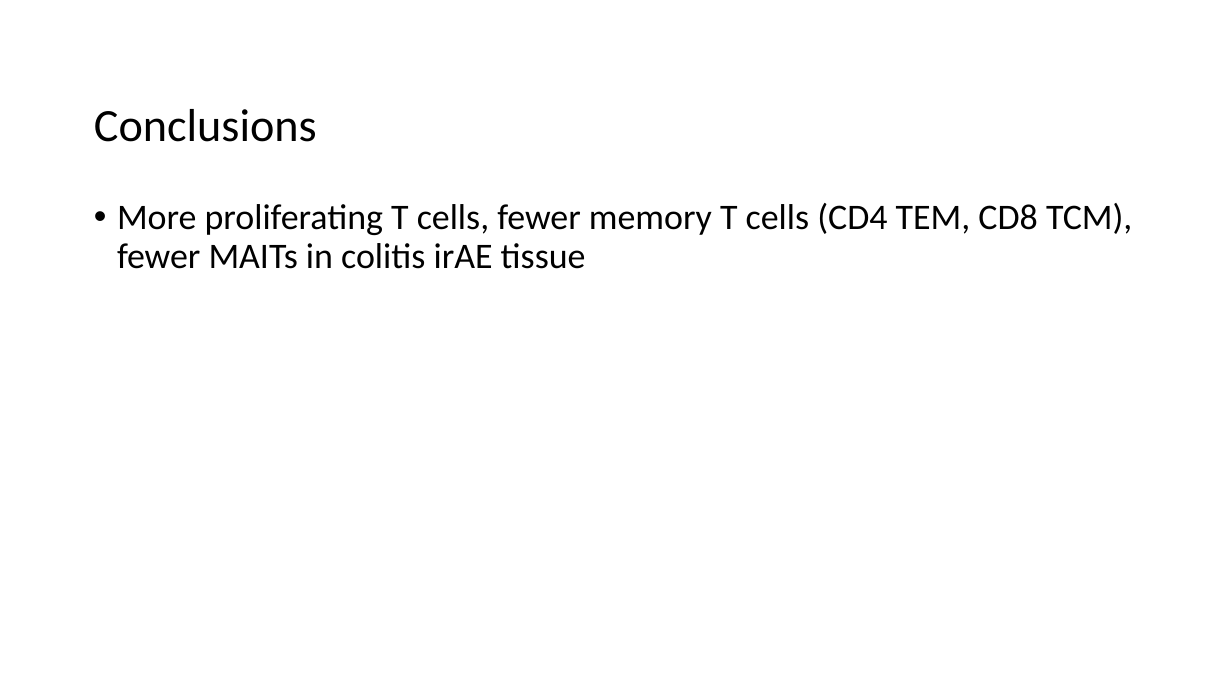
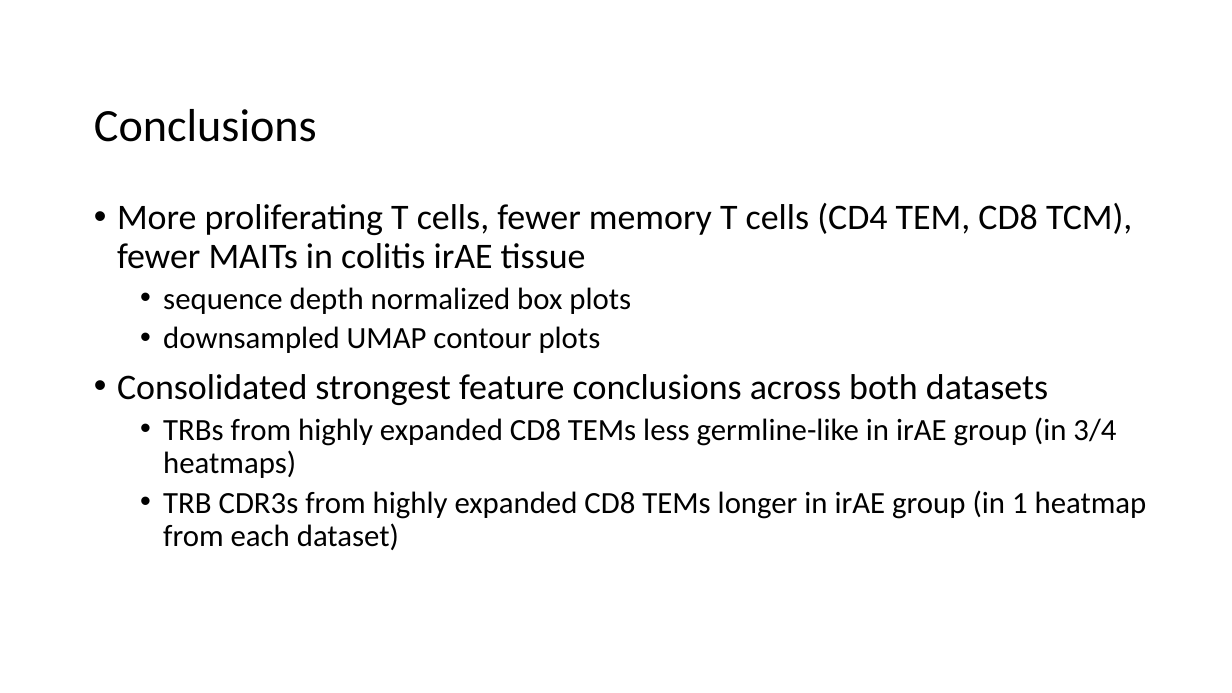
Before and after one commit to tybottorff/bottorffdocs, a slide deck: slide 8 of linsley_postdoc/presentations/weekly_meetings/1_11_24.pptx (slide 7 before the commit). Drawn at 1232x693 pixels with LibreOffice and Linux fonts; fonts in the diff are those of the drawing. Boxes give left, top, right and bottom in pixels: in the first picture for what was removed or moved away, otherwise in the second. Text is boxed around its words. In the diff, an @@ line names an element or a change of style, - is before the commit and + after.

```diff
--- a/linsley_postdoc/presentations/weekly_meetings/1_11_24.pptx
+++ b/linsley_postdoc/presentations/weekly_meetings/1_11_24.pptx
@@ text at bbox=[117, 287, 1147, 550]: paragraphs added @@
+  • sequence depth normalized box plots
+  • downsampled UMAP contour plots
+• Consolidated strongest feature conclusions across both datasets
+  • TRBs from highly expanded CD8 TEMs less germline-like in irAE group (in 3/4 heatmaps)
+  • TRB CDR3s from highly expanded CD8 TEMs longer in irAE group (in 1 heatmap from each dataset)
```
Also in this commit, not shown: 6 other slides changed, 4 slides added.
